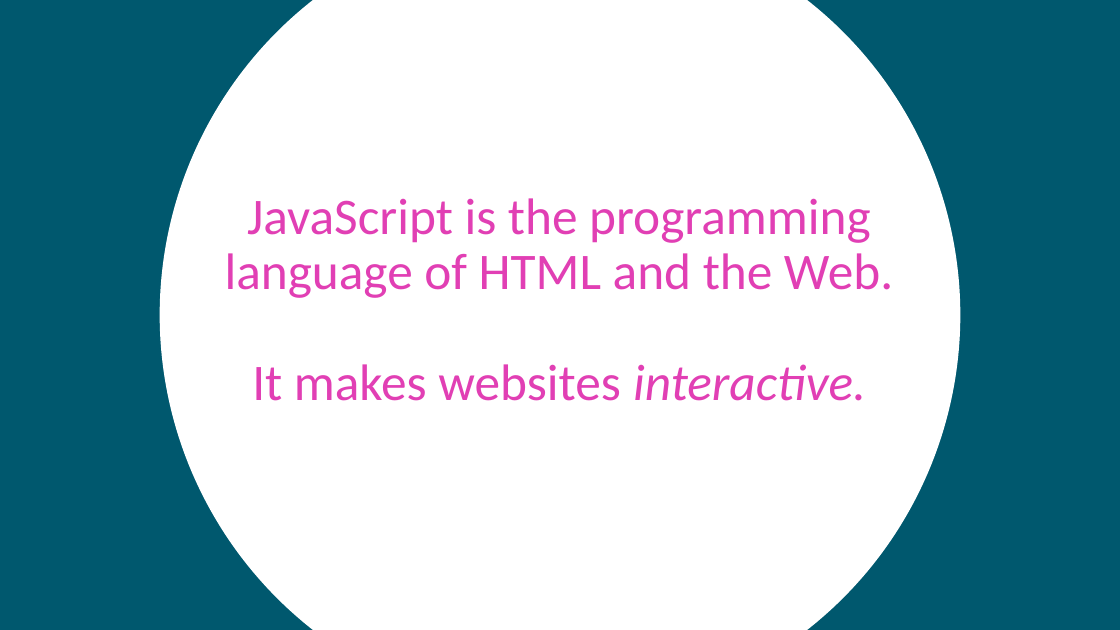
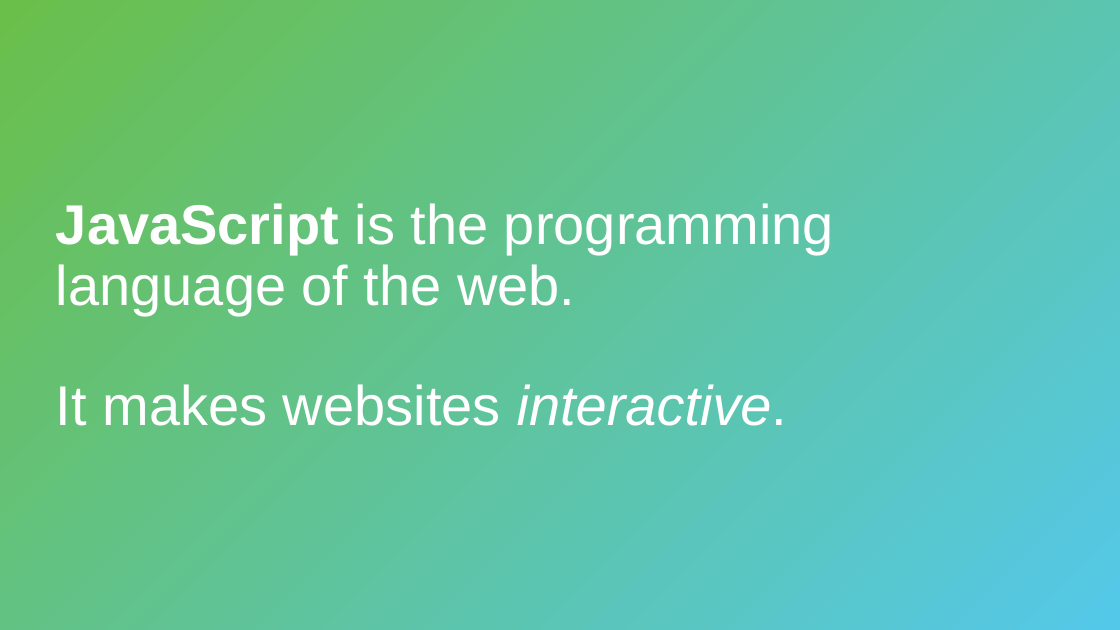
Before and after one commit to hytechclub/web-102, a slide deck: slide 2 of Week02/IntroductionToJavaScript.pptx. Drawn at 1120x630 pixels with LibreOffice and Linux fonts; fonts in the diff are those of the drawing. Boxes give left, top, right and bottom in pixels: in the first picture for what was removed or moved away, otherwise in the second. Text is boxed around its words. In the diff, an @@ line names an element or a change of style, - is before the commit and + after.

```diff
--- a/Week02/IntroductionToJavaScript.pptx
+++ b/Week02/IntroductionToJavaScript.pptx
@@ background #00586E to #FFFFFF @@
@@ rectangle added at bbox=[0, 0, 1120, 630], fill gradient #6ABF4B to #54C8E8 @@
@@ ellipse removed at bbox=[160, 0, 960, 630] @@
@@ title at bbox=[56, 203, 834, 426]: text changed; size 44 to 48 pt; font Calibri to Arial; text colour #E13FB4 to #FFFFFF @@
-JavaScript is the programming language of HTML and the Web.
-It makes websites interactive.
+JavaScript is the programming language of the web.
+It makes websites interactive.
```
Also in this commit, not shown: 7 other slides changed, 11 slides removed, 4 other files.
